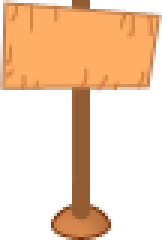
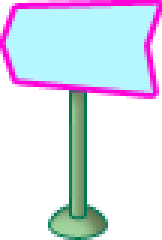
Layered file, before and after one edit (162 × 240). Changes by layer:
removed layer "Слой 1" from group "tablet" over left=3, top=3, right=153, bottom=93
renamed "Фигура 81" to "Фигура 78", painted on it over left=0, top=0, right=162, bottom=93
painted on "Shape 1" over left=69, top=0, right=90, bottom=222
painted on "Shape 2" over left=48, top=201, right=111, bottom=240
